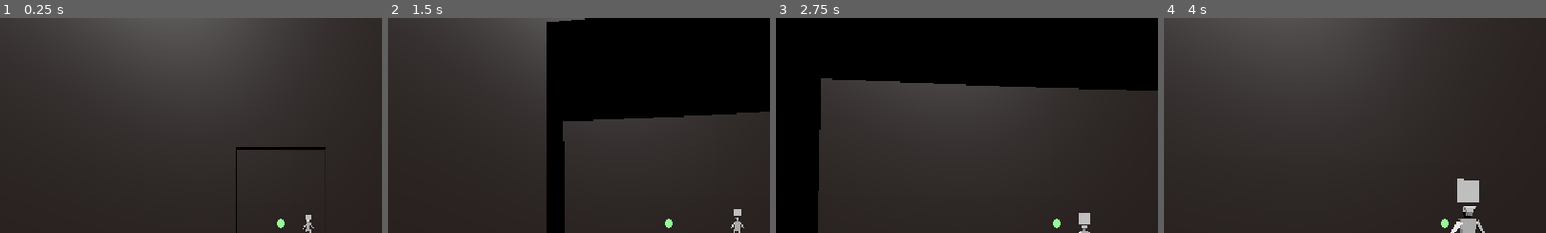
Above: before the commit, frames 1-4 (left to right).
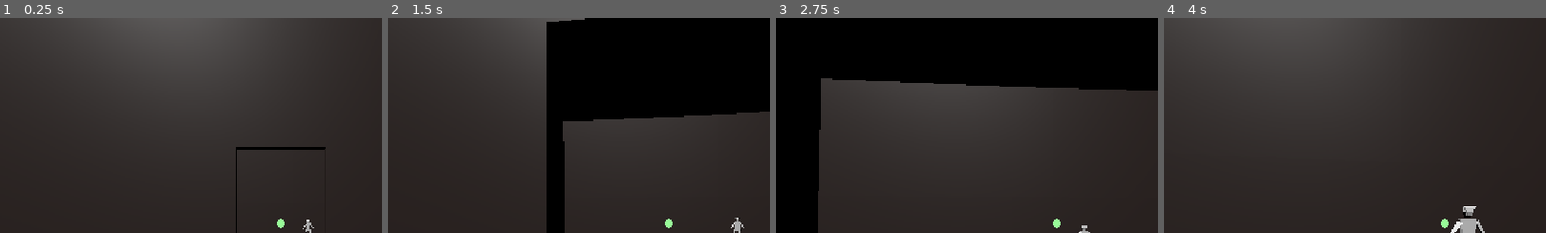
Above: after the commit, the same moments.

Repository: Dendrobyte/eye-of-attention
Game: Godot game, scene res://main.tscn
The game is run twice, just before and just after one commit, with the same random seed, the same clock (stepped at 60 frames per second) and the same inputs.
Inputs (mouse positions are % of the whole screen's width and height, from its top left):
- Up to frame 1 (0.25 s): no input
- Up to frame 2 (1.5 s): tap Enter at 0.5 s; move the mouse to (55, 50) at 0.52 s; press the mouse at (55, 50) at 0.53 s; hold W (MOVE_FORWARD) from 0.53 s (still down); move the mouse to (45, 50) at 1.27 s; release the mouse at (45, 50) at 1.28 s; click (45, 50) at 1.35 s
- Up to frame 3 (2.75 s): keep holding W (MOVE_FORWARD); move the mouse to (52, 48) at 2.02 s; press the mouse at (52, 48) at 2.03 s
- Up to frame 4 (4 s): keep holding W (MOVE_FORWARD); move the mouse to (49, 52) at 2.77 s; release the mouse at (49, 52) at 2.78 s; click (49, 52) at 2.85 s; move the mouse to (57, 51) at 3.52 s; press the mouse at (57, 51) at 3.53 s
The pictures show only the part of the screen within x 13-63%, y 2-52%; the shares and areas given below are measured in that part.

The runs differ from the first frame. In frame 1, less than 0.1% of the frame differs, in the area x 80-82%, y 91-94%; in frame 2, less than 0.1%; in frame 3, 0.2%; in frame 4, 0.6%, in the area x 76-83%, y 74-86%.

Commit message:
NPCs show their wants

Diff:
--- a/spatial-memory-match/main.tscn
+++ b/spatial-memory-match/main.tscn
@@ -20,7 +20,7 @@
 
 [node name="ItemParent" type="Node3D" parent="LevelManager" unique_id=746855518]
 
-[node name="CharacterParent" type="Node3D" parent="LevelManager" unique_id=459603274]
+[node name="NPCParent" type="Node3D" parent="LevelManager" unique_id=459603274]
 
 [node name="Lights" type="Node3D" parent="LevelManager" unique_id=519051258]
 
--- a/spatial-memory-match/project.godot
+++ b/spatial-memory-match/project.godot
@@ -14,6 +14,10 @@
 run/main_scene="uid://bv7pxogm15l82"
 config/features=PackedStringArray("4.7", "Mobile")
 config/icon="res://icon.svg"
+
+[autoload]
+
+GlobalState="*uid://db4fonokfnrv3"
 
 [display]
 
--- a/spatial-memory-match/scripts/global_state.gd
+++ b/spatial-memory-match/scripts/global_state.gd
@@ -1,4 +1,10 @@
 extends Node
+
+# Contains references to the nodes from the name, to be temporarily duplicated for the npc want
+var item_node_map = {} # { "name": node }
+
+func add_item_node_to_map(item_node):
+    item_node_map[item_node.name] = item_node
 
 # List of item names we can grab from the scene or whatever
 # NOTE: Could keep loaded on the level manager and just pull from there to re-instantiate?
--- a/spatial-memory-match/scripts/level_manager.gd
+++ b/spatial-memory-match/scripts/level_manager.gd
@@ -2,10 +2,10 @@
 
 var level_name = "prototype_map"
 var ITEM_POSITIONS = [] # NOTE: i don't think we need dicts, just remove when unused
-var PLAYER_TRANSFORMS = [] # { "position": ..., "rotation": ... }
+var NPC_TRANSFORMS = [] # { "position": ..., "rotation": ... }
 
-var CHARACTER_MODEL = preload("res://assets/char_base.glb")
-var CHARACTER_SCRIPT = preload("res://scripts/npc_behavior.gd")
+var NPC_MODEL = preload("res://assets/char_base.glb")
+var NPC_SCRIPT = preload("res://scripts/npc_behavior.gd")
 var ITEM_SCENE = preload("res://assets/items.glb")
 var ITEM_SCRIPT = preload("res://scripts/item_behavior.gd")
 
@@ -13,7 +13,7 @@
 func _ready() -> void:
 	var map = get_child(0) # always keep map as 0th child I guess
 	var item_parent = $ItemParent
-	var char_parent = $CharacterParent
+	var npc_parent = $NPCParent
 
 	# Log all positions
 	for child in map.get_children():
@@ -22,16 +22,16 @@
 		if child_name.contains("PLAYER_POS"):
 			# only trim if the dict ends up being necessary
 			# var num: int = child_name.trim_prefix("PLAYER_POS_").to_int() # prefer hard error here
-			PLAYER_TRANSFORMS.append({"position": child.position, "rotation": child.rotation})
+			NPC_TRANSFORMS.append({"position": child.position, "rotation": child.rotation})
 			child.queue_free()
 		if child_name.contains("ITEM_POS"):
 			# var num: int = child_name.trim_prefix("PLAYER_POS_").to_int() # prefer hard error here
 			ITEM_POSITIONS.append(child.position)
 			child.queue_free()
-	print("Loaded item and player positions\n Player Count: ", len(PLAYER_TRANSFORMS), "\nItem Count: ", len(ITEM_POSITIONS))
+	print("Loaded item and player positions\n Player Count: ", len(NPC_TRANSFORMS), "\nItem Count: ", len(ITEM_POSITIONS))
 
 	# Get the items and then scatter them at those positions
-	var used_item_names = [] # TODO: Will use this for each character below
+	var used_item_names = []
 	var item_nodes = extract_items(ITEM_SCENE)
 
 	# NOTE: Always assuming more items than positions
@@ -41,16 +41,20 @@
 		item_node.position = item_pos
 		item_node.set_script(ITEM_SCRIPT)
 		item_parent.add_child(item_node)
+		used_item_names.append(item_node.name)
+		GlobalState.item_node_map[item_node.name] = item_node
 
-	used_item_names.clear() # idk, memory
+	used_item_names.shuffle()
+	item_nodes.clear()
 
 	# Spawn player models at the player positions
-	for p_transform in PLAYER_TRANSFORMS:
-		var new_char: Node = CHARACTER_MODEL.instantiate()
+	for p_transform in NPC_TRANSFORMS:
+		var new_char: Node = NPC_MODEL.instantiate()
 		new_char.position = p_transform.position
 		new_char.rotation = p_transform.rotation
-		new_char.set_script(CHARACTER_SCRIPT)
-		char_parent.add_child(new_char)
+		new_char.set_script(NPC_SCRIPT)
+		new_char.wanted_item_str = used_item_names.pop_back()
+		npc_parent.add_child(new_char)
 
 func extract_items(scene_packed):
 	var result_item_nodes = []
@@ -61,6 +65,3 @@
 
 	scene.queue_free()
 	return result_item_nodes
-
-# func _process(delta: float) -> void:
-# 	pass
--- a/spatial-memory-match/scripts/npc_behavior.gd
+++ b/spatial-memory-match/scripts/npc_behavior.gd
@@ -11,6 +11,9 @@
 		show_want = value
 		toggle_want(value)
 
+# This is set in the level manager
+var wanted_item_str: String
+
 # Helper functions for state
 func toggle_mask(value):
 	if value:
@@ -20,9 +23,22 @@
 
 func toggle_want(value):
 	if value:
-		$Want.show()
+		$WantedItem.show()
 	else:
-		$Want.hide()
+		$WantedItem.hide()
+
+func _ready():
+	# Get the wanted item and spawn it above head, then hide it
+	var want_pos = $Want.position
+	var want_rot = $Want.rotation
+	$Want.queue_free()
+
+	var wanted_item = GlobalState.item_node_map[wanted_item_str].duplicate()
+	wanted_item.position = want_pos
+	wanted_item.rotation = want_rot
+	wanted_item.name = "WantedItem"
+	add_child(wanted_item)
+	$WantedItem.hide()
 
 # start timer etc
 func interact():
